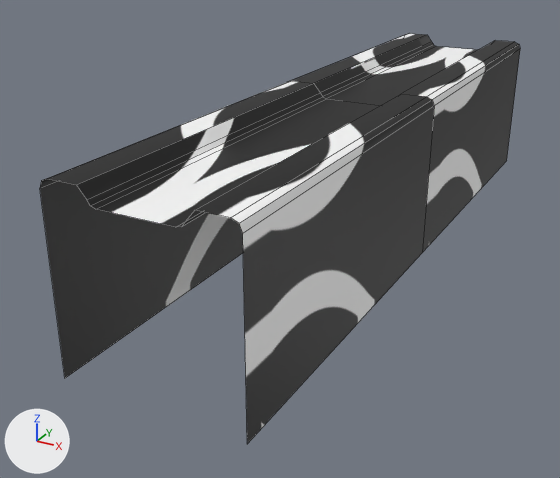
What one commit did to the FBX model Assets/DevAssets/Minigames/Ramp Pieces/Marble_RampPiece.fbx.
Camera for both pictures: a 50 mm lens placed at (3.25, -7.59, 1.85), pointed at (-0.55, -0.67, -1.61). Arrows for +X, +Y and +Z are at lower left; the lights stay in place. Mesh edges are drawn as thin lines. Where no turn or scale is listed for an object, it has been applied to the vertices.

Names of what the first picture shows: 'Marble_RampPiece'.
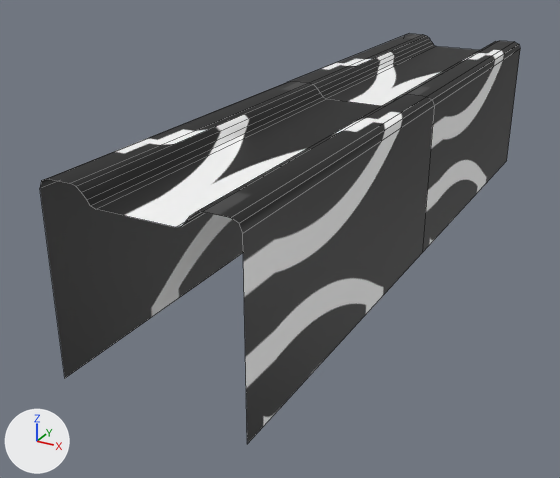
Location of each change, (x1, y1, x2, y2) in pixels of the pictures (560 x 478 px):
part 1 of me_mesh, built on: (48, 34, 514, 222) in both
part 2 of me_mesh, surface changed: (69, 35, 516, 430) in both

The change in detail:
me_mesh is used by ob_marble_ramppiece; location (0.0, 0.0, 0.0).
me_mesh had 48 vertices, 30 faces and spanned x -0.87..0.87, y -3.75..3.75, z -1.73..0.0.
me_mesh now has 60 vertices, 38 faces and spans x -0.87..0.87, y -3.75..3.75, z -1.73..0.0.
Part 1, on me_mesh:
6 vertices are removed from x -0.5..0.5, y -3.75..3.75, z 0.0.
8 faces are deleted.
18 vertices are added at x -0.57..0.57, y -3.75..3.75, z -0.05..0.0.
16 new faces join them.
me_mesh part 2: 22 kept faces spanning x -0.87..0.87, y -3.75..3.75, z -1.73..0.0 get new texture (UV) coordinates.
